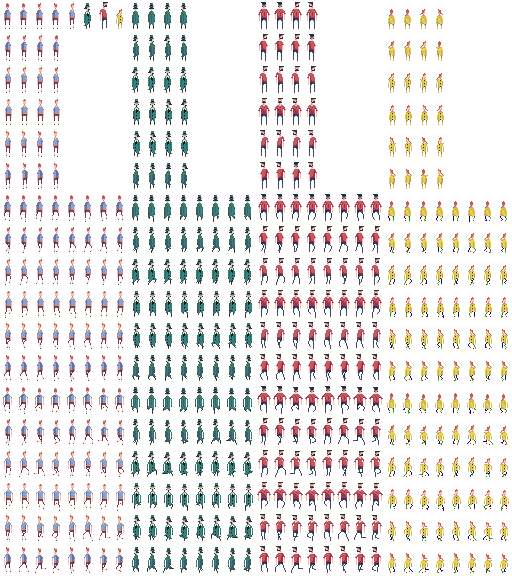
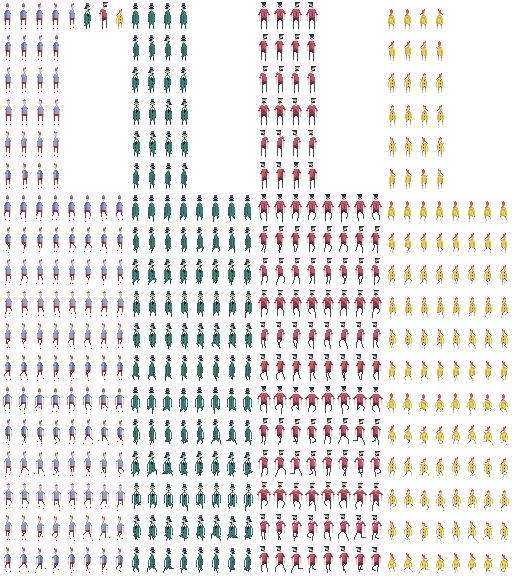
Layer changes from the first 512px x 576px image to the second:
painted on "Yellow" over [388, 216, 508, 573]
